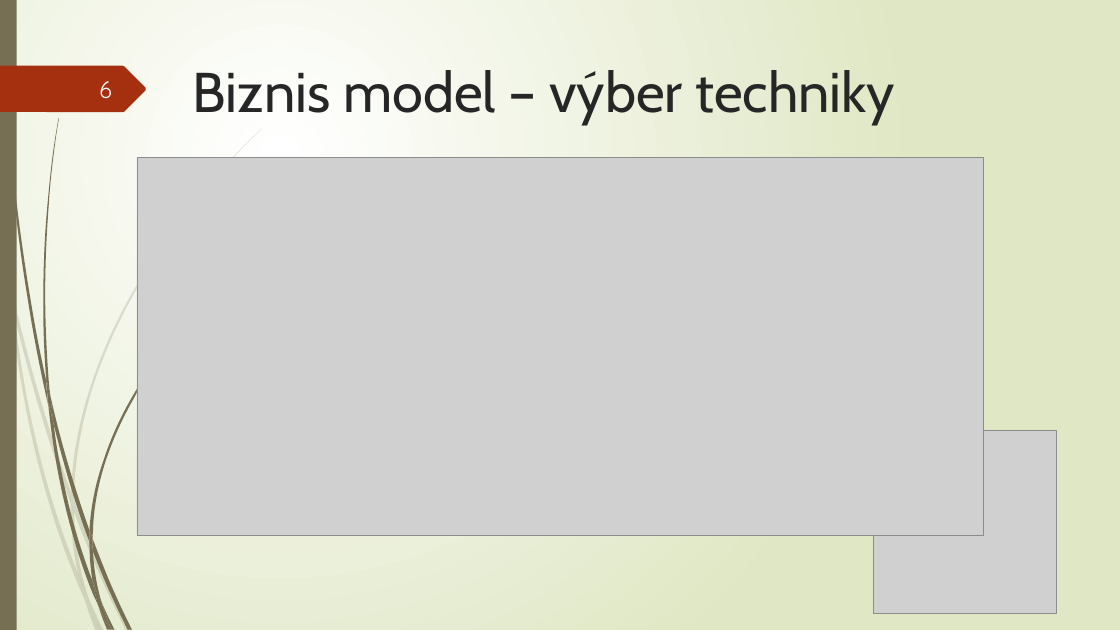
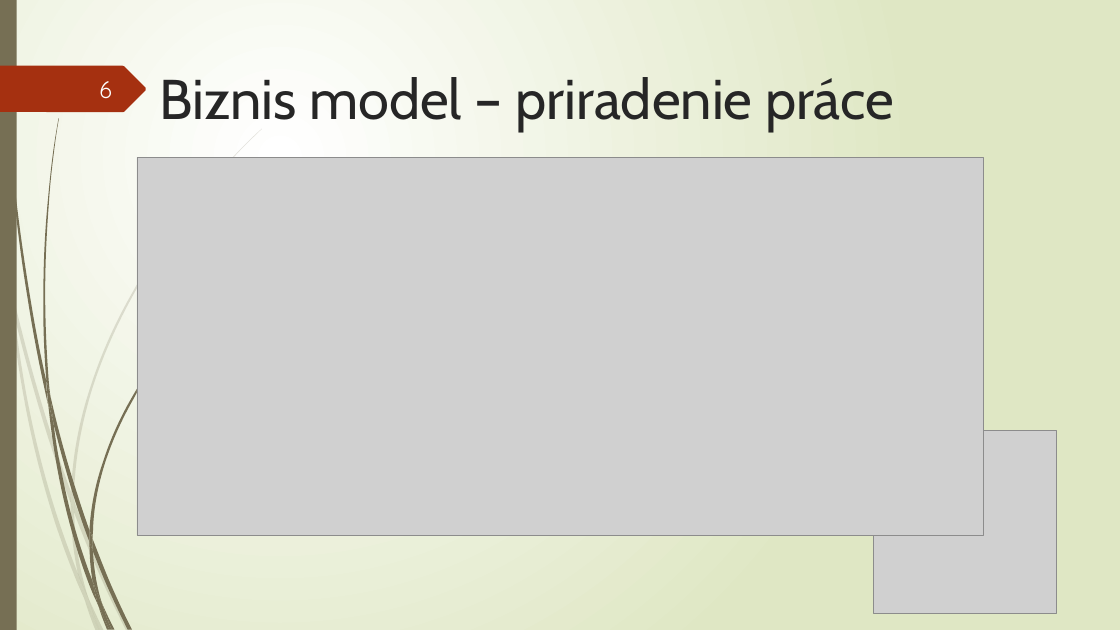
Before and after one commit to Coreggon/SI, a slide deck: slide 6 of WoodMasterPrezentacia.pptx. Drawn at 1120x630 pixels with LibreOffice and Linux fonts; fonts in the diff are those of the drawing; grey boxes stand for pictures. Boxes give left, top, right and bottom in pixels: in the first picture for what was removed or moved away, otherwise in the second. Text is boxed around its words. In the diff, an @@ line names an element or a change of style, - is before the commit and + after.

```diff
--- a/WoodMasterPrezentacia.pptx
+++ b/WoodMasterPrezentacia.pptx
@@ title at box(159, 77, 894, 131): text changed @@
-Biznis model – výber techniky
+Biznis model – priradenie práce
```
Also in this commit, not shown: 1 other slide changed, 1 other file.
